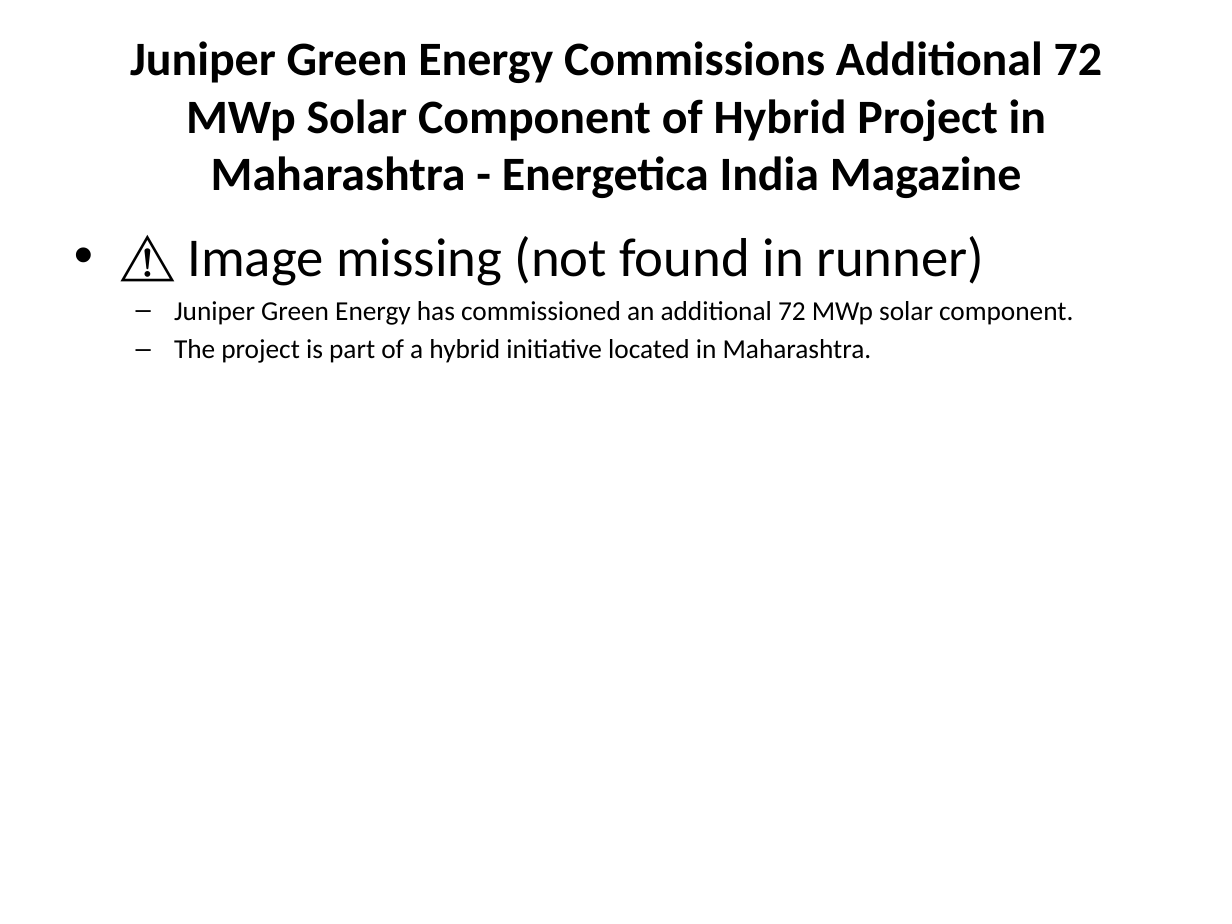
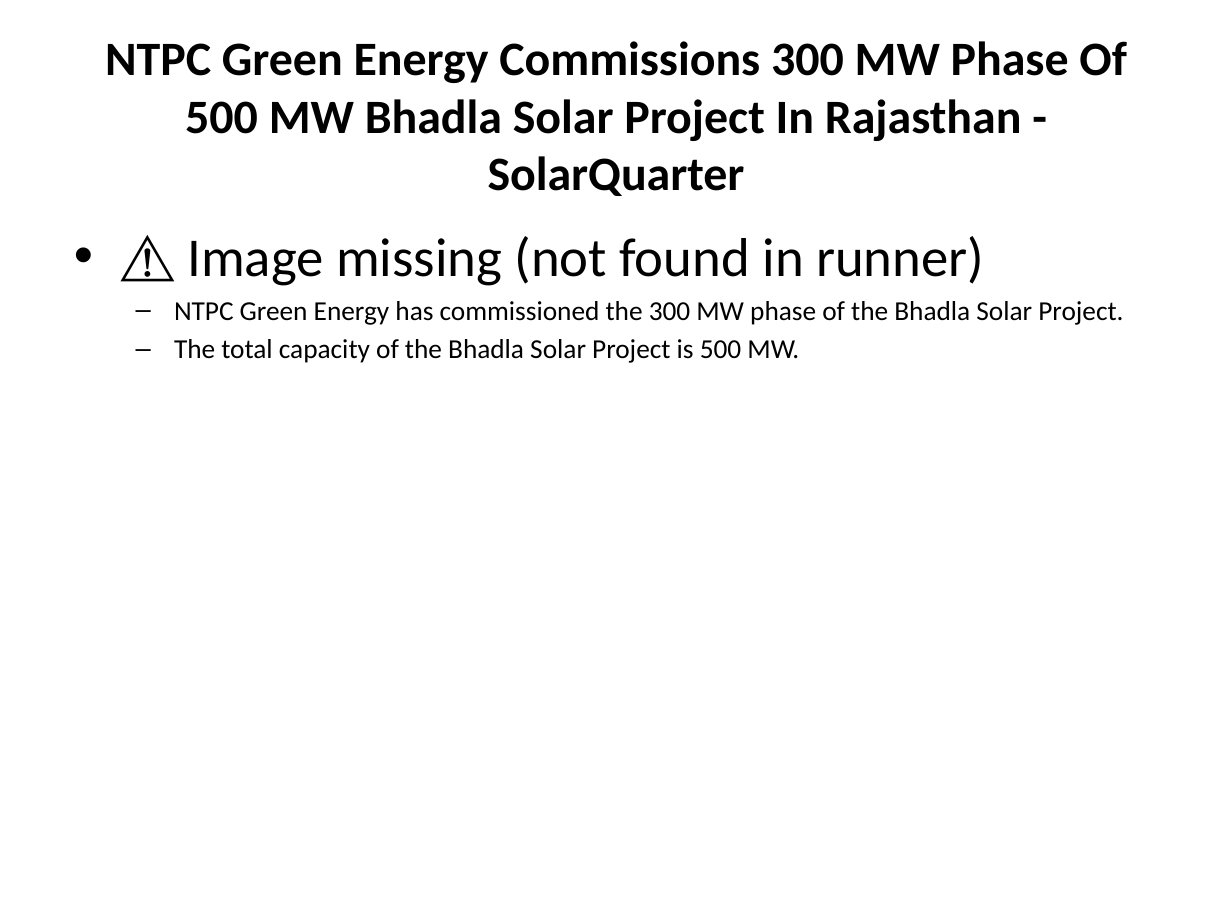
Before and after one commit to gauravsiemens1988/Linkedin-AI-Agent_Personal, a slide deck: slide 1 of drafts/linkedin_carousel.pptx. Drawn at 1232x924 pixels with LibreOffice and Linux fonts; fonts in the diff are those of the drawing. Boxes give left, top, right and bottom in pixels: in the first picture for what was removed or moved away, otherwise in the second. Text is boxed around its words. In the diff, an @@ line names an element or a change of style, - is before the commit and + after.

```diff
--- a/drafts/linkedin_carousel.pptx
+++ b/drafts/linkedin_carousel.pptx
@@ title at (105,41,1126,196): text changed @@
-Juniper Green Energy Commissions Additional 72 MWp Solar Component of Hybrid Project in Maharashtra - Energetica India Magazine
+NTPC Green Energy Commissions 300 MW Phase Of 500 MW Bhadla Solar Project In Rajasthan - SolarQuarter
@@ text at (174,301,1123,363): text changed @@
-  – Juniper Green Energy has commissioned an additional 72 MWp solar component.
-  – The project is part of a hybrid initiative located in Maharashtra.
+  – NTPC Green Energy has commissioned the 300 MW phase of the Bhadla Solar Project.
+  – The total capacity of the Bhadla Solar Project is 500 MW.
```
Also in this commit, not shown: 5 other slides changed, 1 other file.
